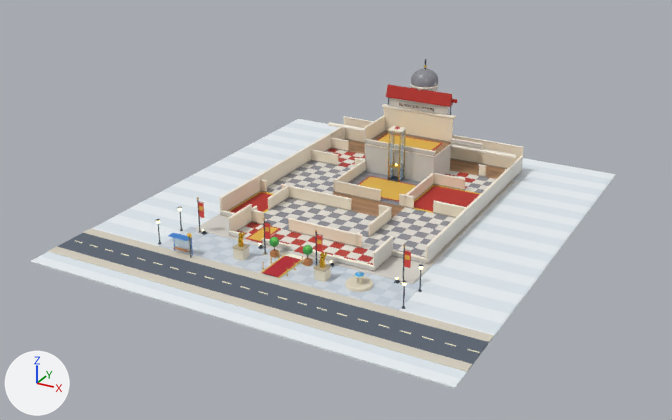
One commit to the glTF model art3d/venues/ironwood_citadel/shell.glb: the scene before it, then after it.
The view is the same before and after, from a camera (50 mm lens) standing at (43.5, -77.8, 32.3) and looking at (7.1, -11.7, -0.7). Lighting does not change. The marker at lower left points along +X, +Y and +Z. The picture after the commit comes second. Vertices at exactly the same position are counted once.

The first picture shows 'building', 'crown', 'dome', 'floor_floor_1', 'grand_2', 'grand_3', 'grand_4', 'grounds', 'lift_floor_1' and 1 more.
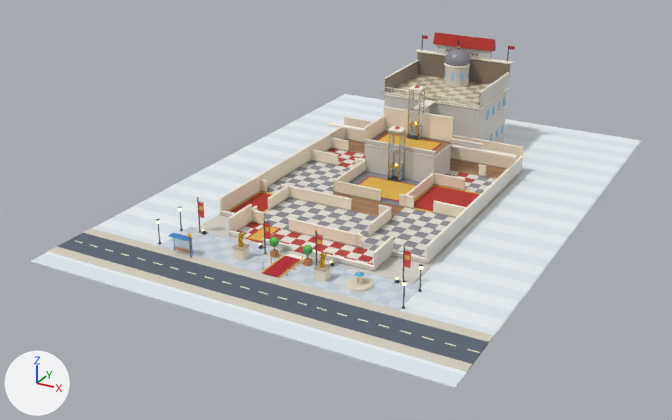
Boxes (x1, y1, x2, y2) around the edits, measured in the pictures (672 x 420 px; the box of a moved part takes in the faces that stretch with it):
'grounds', reshaped (9% taller)
    before: (30, 119, 616, 389)
    after: (30, 94, 641, 389)
'floor_keep_battlements', added
    after: (380, 52, 510, 143)
    faces in mat_toy_d8d4cc_50 (light grey #d8d4cc): (384, 74, 510, 143)
    faces in mat_toy_8a7a6a_45 (brown #8a7a6a): (385, 52, 510, 107)
    faces in mat_toy_e6dcc4_25 (pale yellow #e6dcc4): (390, 75, 489, 107)
    faces in mat_toy_b9ac90_25 (beige #b9ac90): (380, 75, 486, 106)
    faces in mat_toy_fff7e6_35 (pale yellow #fff7e6): (384, 52, 510, 140)
'crown', reshaped (27% taller)
    before: (328, 59, 516, 158)
    after: (328, 32, 516, 158)
'dome', moved
    before: (411, 68, 438, 87)
    after: (445, 49, 470, 66)
'lift_keep_battlements', added
    after: (407, 85, 437, 140)
    faces in mat_toy_bfe6ff_5 (blue #bfe6ff): (408, 89, 425, 139)
    faces in mat_toy_e0b34a_25 (yellow #e0b34a): (407, 89, 425, 140)
'cabin_keep_battlements', added
    after: (408, 122, 418, 139)
part 1 of me_cube, moved or reshaped
    before: (172, 119, 616, 271)
    after: (176, 94, 641, 269)
part 2 of me_cube, edited (looks the same)
    both: (30, 191, 537, 389)
part 3 of me_cube, edited (looks the same)
    both: (45, 186, 543, 375)
part 4 of me_cube_593, moved or reshaped
    before: (410, 84, 439, 89)
    after: (444, 63, 471, 68)
part 5 of me_cube_593, moved or reshaped
    before: (411, 86, 438, 92)
    after: (444, 66, 470, 87)
part 6 of me_cube_593, moved or reshaped
    before: (386, 84, 453, 107)
    after: (433, 32, 496, 51)
part 7 of me_cube_593, added
    after: (416, 49, 513, 64)
part 8 of me_cube_593, added
    after: (436, 44, 492, 59)
part 9 of me_cube_593, deleted
    before: (389, 98, 449, 115)
part 10 of me_cube_593, deleted
    before: (382, 104, 456, 119)

The change, as a diff of the scene's bpy script:
```diff
--- a/art3d/venues/ironwood_citadel/shell.glb.py
+++ b/art3d/venues/ironwood_citadel/shell.glb.py
@@ me_cube @@
-me_cube.from_pydata(...)  # 5722 vertices, 12380 faces; spans x -8.0..27.0, y -33.0..7.0, z -0.1..2.2
+me_cube.from_pydata(...)  # 5750 vertices, 12464 faces; spans x -8.0..27.0, y -33.0..18.0, z -0.1..2.2
+# me_cube part 1: 64 vertices moved from x -8.0..27.0, y -32.0..-15.5, z -0.1..2.1 to x -8.0..27.0, y -31.5..-15.0, z -0.1..2.1; 60 vertices removed from x -8.0..27.0, y -14.0..7.0, z -0.1..0.0; 88 vertices added at x -8.0..27.0, y -13.5..18.0, z -0.1..0.0
+# me_cube part 2: 74 faces spanning x -8.0..27.0, y -33.0..-15.0, z -0.1..0.0 switch from mat_toy_eef4f8_60 (white #eef4f8) to mat_toy_e3ecf2_60 (white #e3ecf2)
+# me_cube part 3: 72 faces spanning x -8.0..27.0, y -31.5..-15.0, z -0.1..0.0 switch from mat_toy_e3ecf2_60 (white #e3ecf2) to mat_toy_eef4f8_60 (white #eef4f8)
+# other edits to the shape of me_cube do not show in these pictures
 me_cube.materials.append(mat_toy_5b6573_55)
@@ me_cube_593 @@
-me_cube_593.from_pydata(...)  # 3842 vertices, 7576 faces; spans x -0.2..19.2, y -0.4..2.6, z 2.6..10.2
+me_cube_593.from_pydata(...)  # 3832 vertices, 7556 faces; spans x -0.2..19.2, y -0.2..11.5, z 2.6..10.4
+# me_cube_593 part 4: the loose piece of 384 vertices spanning x 8.2..10.8, y 0.0..2.6, z 7.7..7.8 is moved by (0.0, 8.2, 0.1)
+# me_cube_593 part 5: the loose piece of 144 vertices spanning x 8.2..10.8, y 0.0..2.5, z 5.7..7.8 is moved by (0.0, 8.2, 0.1)
+# me_cube_593 part 6: the loose piece of 72 vertices spanning x 6.2..12.8, y -0.3..0.5, z 6.5..7.6 is moved by (0.0, 11.0, 2.8)
+# me_cube_593 part 7: a new loose piece of 96 vertices spanning x 4.2..14.8, y 10.9..11.4, z 8.2..8.4, in mat_toy_fff7e6_35 (pale yellow #fff7e6)
+# me_cube_593 part 8: a new loose piece of 96 vertices spanning x 6.5..12.5, y 10.9..11.3, z 8.4..9.3, in mat_toy_d8d4cc_50 (light grey #d8d4cc)
+# me_cube_593 part 9: the loose piece of 96 vertices spanning x 6.5..12.5, y -0.1..0.3, z 5.6..6.5 is deleted
+# me_cube_593 part 10: the loose piece of 96 vertices spanning x 5.8..13.2, y -0.2..0.3, z 5.4..5.6 is deleted
+# other edits to the shape of me_cube_593 do not show in these pictures
 me_cube_593.materials.append(mat_toy_fff7e6_35)
@@ me_sphere_003 @@
-me_sphere_003.from_pydata(...)  # 266 vertices, 528 faces; spans x 8.2..10.8, y 0.0..2.6, z 6.95..9.29
+me_sphere_003.from_pydata(...)  # 266 vertices, 528 faces; spans x 8.2..10.8, y 8.2..10.8, z 7.05..9.39
+# me_sphere_003 part 11: the whole mesh is moved by (0.0, 8.2, 0.1)
 me_sphere_003.materials.append(mat_toy_8c8c94_30)
@@ ob_cabin_keep_battlements @@
+ob_cabin_keep_battlements = bpy.data.objects.new('cabin_keep_battlements', me_cube_721)  # 462 vertices, 888 faces; spans x -0.5..0.5, y -0.47..0.47, z 0.0..1.55; in mat_toy_2e3a4a_40 (dark blue #2e3a4a), mat_toy_e0b34a_25 (yellow #e0b34a), mat_toy_fff2b0_20 (beige #fff2b0, glowing beige #fff2b0), mat_toy_bfe6ff_5 (blue #bfe6ff)
+ob_cabin_keep_battlements.location = (9.5, -0.45, 2.97)
@@ ob_lift_keep_battlements @@
+ob_lift_keep_battlements = bpy.data.objects.new('lift_keep_battlements', me_cylinder_1)  # 762 vertices, 1484 faces; spans x 8.87..10.13, y -1.03..3.6, z 2.97..8.1; in mat_toy_e0b34a_25 (yellow #e0b34a), mat_toy_bfe6ff_5 (blue #bfe6ff), mat_toy_fff7e6_35 (pale yellow #fff7e6), mat_toy_b8322a_30 (red #b8322a), mat_toy_2e3a4a_40 (dark blue #2e3a4a), mat_toy_fff7e6_40 (pale yellow #fff7e6)
+ob_lift_keep_battlements.location = (0.0, 0.0, 0.0)
@@ ob_floor_keep_battlements @@
+ob_floor_keep_battlements = bpy.data.objects.new('floor_keep_battlements', me_cube_589_1)  # 9772 vertices, 20084 faces; spans x 4.0..14.61, y 2.92..11.11, z 0.0..8.23; in mat_toy_d8d4cc_50 (light grey #d8d4cc), mat_toy_fff7e6_35 (pale yellow #fff7e6), mat_toy_9fd3f0_15 (blue #9fd3f0), mat_toy_e6dcc4_25 (pale yellow #e6dcc4), mat_toy_b9ac90_25 (beige #b9ac90), mat_toy_8a7a6a_45 (brown #8a7a6a), mat_toy_fff7e6_40 (pale yellow #fff7e6), mat_toy_d8d4cc_45 (light grey #d8d4cc)
+ob_floor_keep_battlements.location = (0.0, 0.0, 0.0)
```
